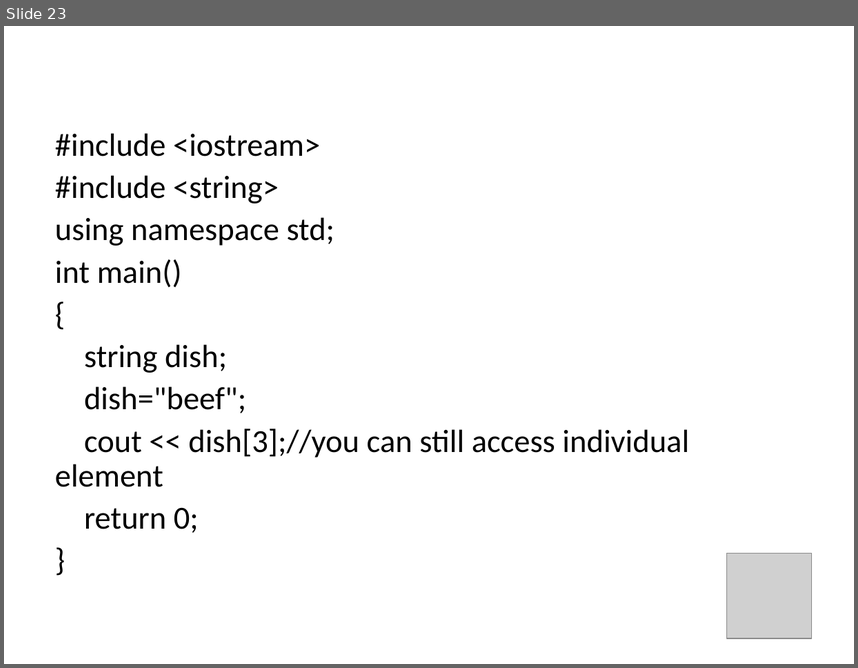
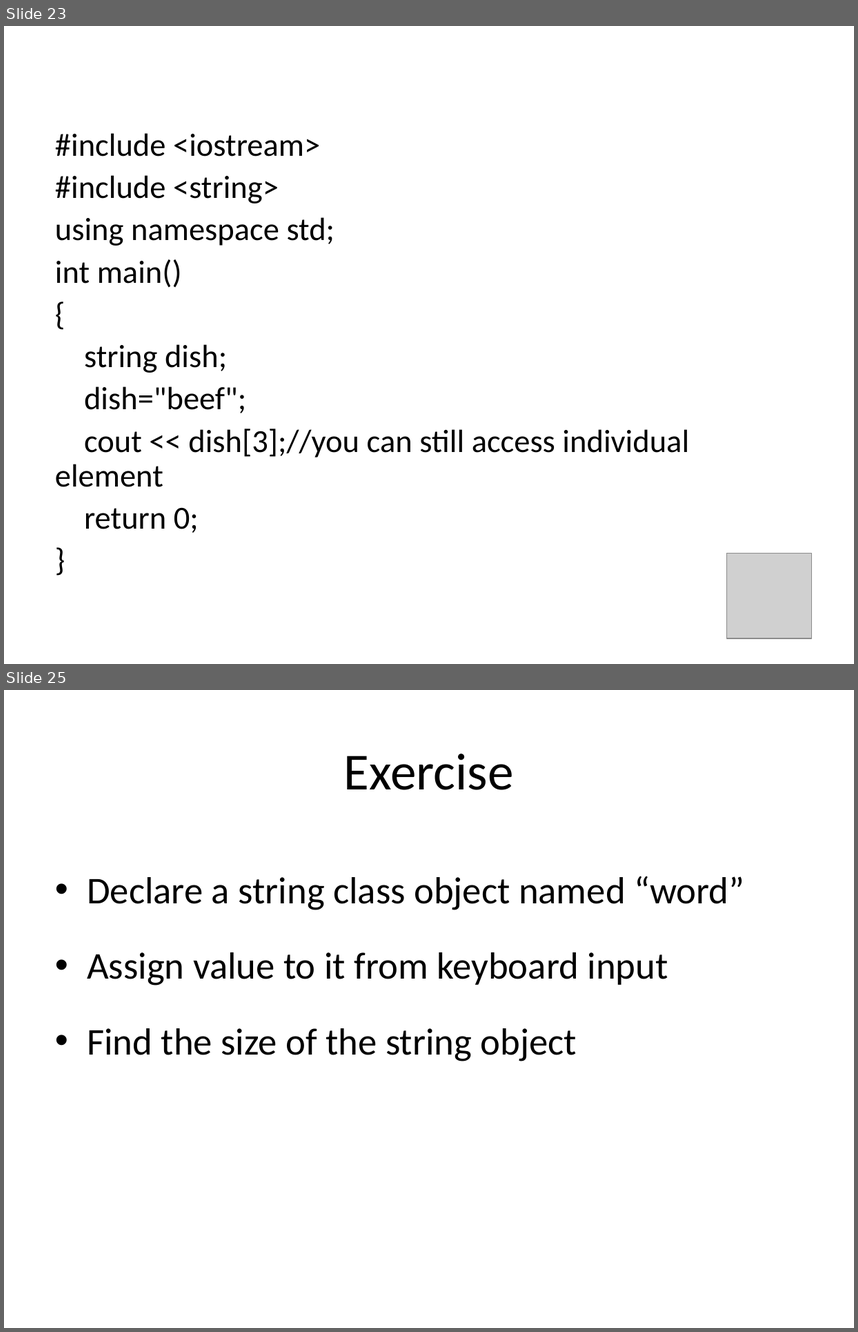
Before and after one commit to bwkeller/Computational_Physics, a slide deck: Slides/03_Arrays_Strings.odp. Shown one above the other, each under a label of ours: slide 23 before the commit, slides 23 and 25 after it; the slides between them are not shown. The pictures are 858x668 and 858x1332 pixels, drawn with LibreOffice and Linux fonts; fonts in the diff are those of the drawing; grey boxes stand for pictures. Boxes give left, top, right and bottom in pixels: in the first picture for what was removed or moved away, otherwise in the second. Text is boxed around its words. In the diff, an @@ line names an element or a change of style, - is before the commit and + after.

```diff
--- a/Slides/03_Arrays_Strings.odp
+++ b/Slides/03_Arrays_Strings.odp
@@ slide 25 added at box(4, 690, 854, 1328), background #FFFFFF @@
@@ title added at box(344, 753, 514, 790), 44 pt, text #000000 @@
+Exercise
@@ text added at box(87, 876, 744, 1061), 32 pt, text #000000 @@
+• Declare a string class object named “word”
+• Assign value to it from keyboard input
+• Find the size of the string object
```
Also in this commit, not shown: 7 other slides added, 1 other file.
